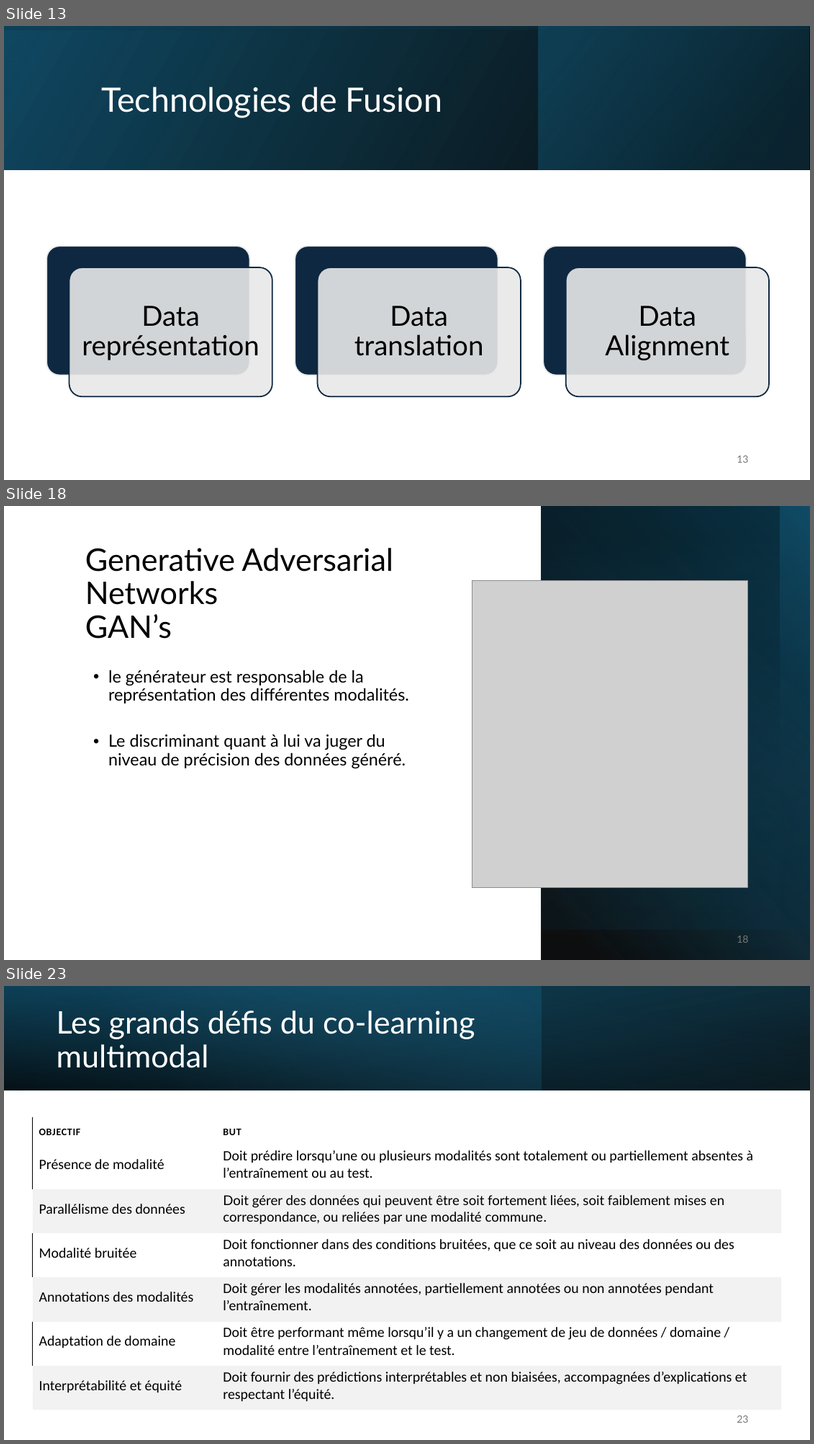
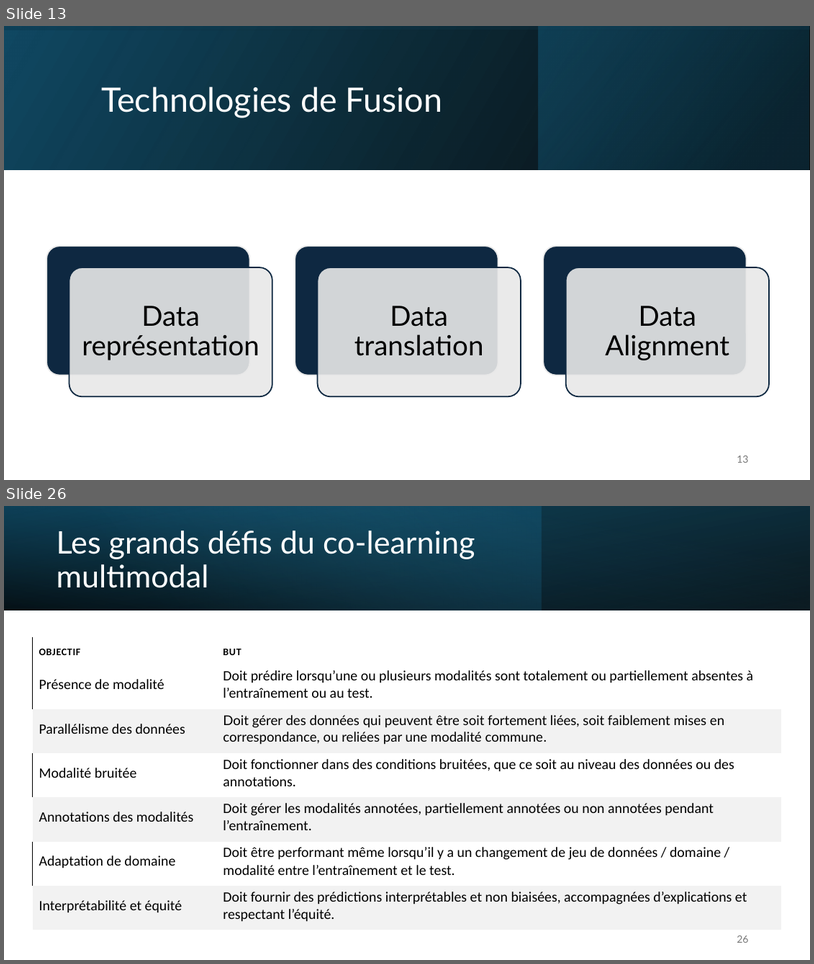
Before and after one commit to IzowRM/Stage-Cetic, a slide deck: Doc Slide/Presentation_du_27_01.pptx. Shown one above the other, each under a label of ours: slides 13, 18 and 23 before the commit, slides 13 and 26 after it; the slides between them are not shown. The pictures are 814x1444 and 814x964 pixels, drawn with LibreOffice and Linux fonts; fonts in the diff are those of the drawing; grey boxes stand for pictures. Boxes give left, top, right and bottom in pixels: in the first picture for what was removed or moved away, otherwise in the second. Text is boxed around its words. In the diff, an @@ line names an element or a change of style, - is before the commit and + after.

```diff
--- a/Doc Slide/Presentation_du_27_01.pptx
+++ b/Doc Slide/Presentation_du_27_01.pptx
@@ slide 18 removed at <box>4,506,810,960</box>, background #FFFFFF @@
@@ rectangle removed at <box>541,506,810,960</box> @@
@@ rectangle removed at <box>541,506,810,929</box> @@
@@ rectangle removed at <box>541,506,810,929</box> @@
@@ rectangle removed at <box>541,506,780,960</box> @@
@@ title removed at <box>85,548,394,638</box> @@
-Generative Adversarial Networks
-GAN’s
@@ picture removed at <box>472,580,748,888</box> @@
@@ text removed at <box>108,669,409,769</box> @@
-• le générateur est responsable de la représentation des différentes modalités.
-• Le discriminant quant à lui va juger du niveau de précision des données généré.
@@ page number removed at <box>737,935,748,942</box> @@
-18
@@ what was slide 23 is now slide 26 @@
@@ page number at <box>737,935,748,942</box>: text changed @@
-23
+26
```
Also in this commit, not shown: 10 slides changed, 8 slides added, 5 other slides removed, 3 other files.
